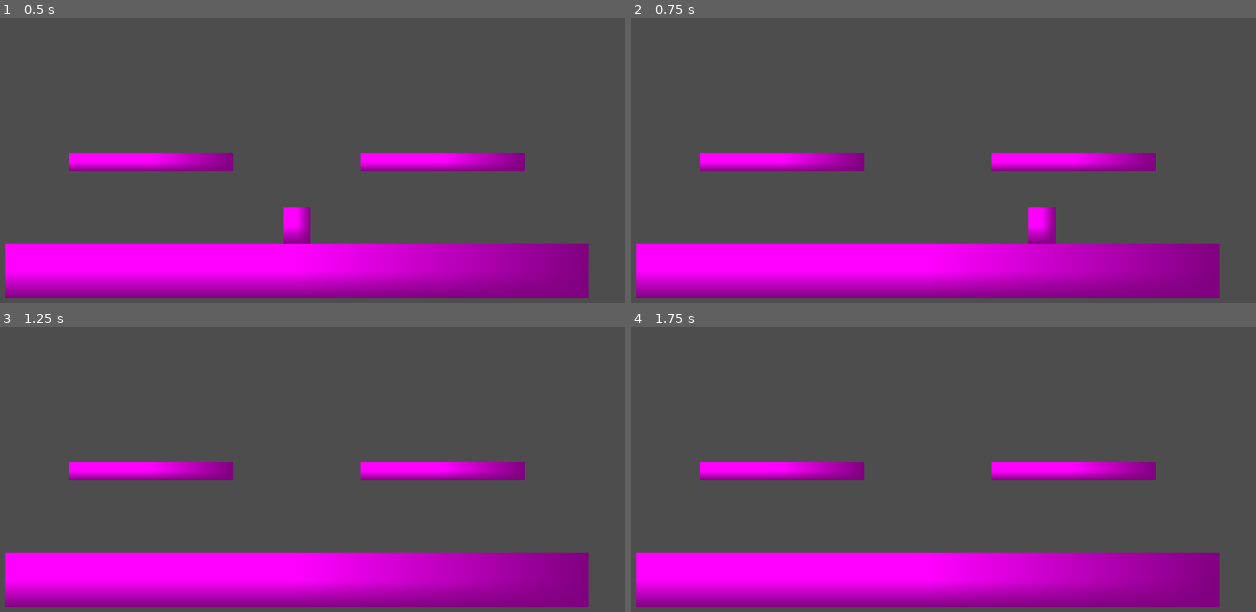
Above: before the commit, frames 1-4 (two rows, left to right).
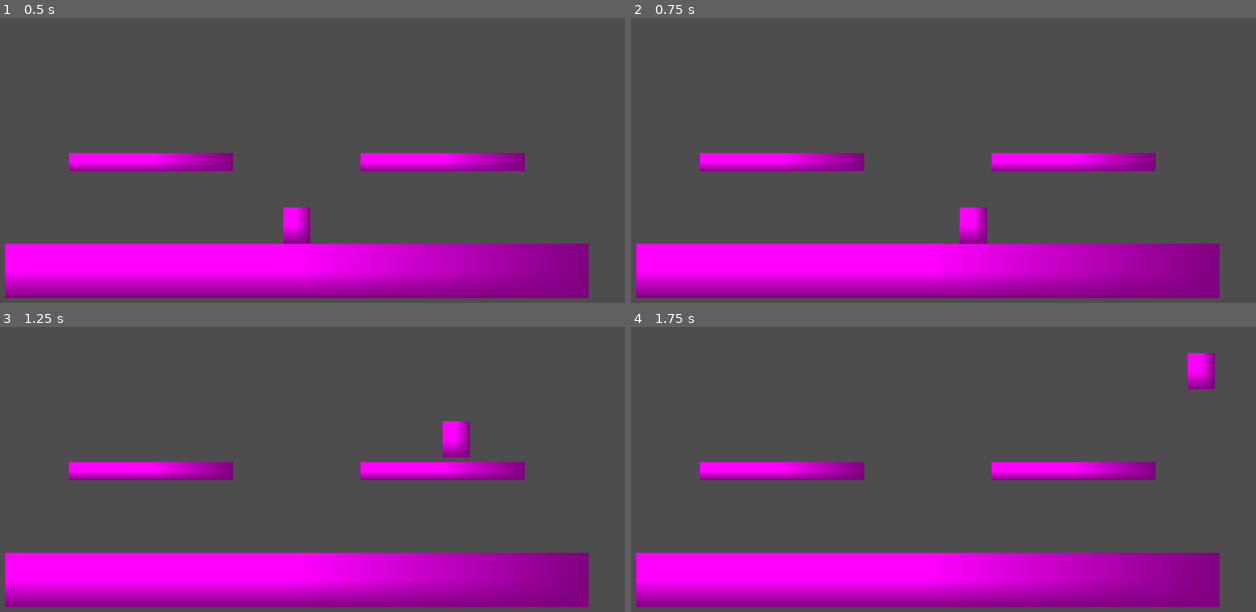
Above: after the commit, the same moments.

Repository: ima-cow/Fighting-game-adv-comp-sci
Game: Godot game, scene res://scenes/ninja_gardens.tscn
Same seed, same stepped clock (60 frames per second), same inputs: the game is played once before the commit and once after it.
Inputs:
- Up to frame 1 (0.5 s): no input
- Up to frame 2 (0.75 s): hold D (move_right) from 0.53 s (still down); hold H (grab) from 0.53 s (still down)
- Up to frame 3 (1.25 s): keep holding D (move_right); keep holding H (grab); tap Space (jump) at 0.77 s; tap U (jab) at 0.8 s
- Up to frame 4 (1.75 s): keep holding D (move_right); release H (grab) at 1.28 s; tap U (jab) at 1.35 s; tap Space (jump) at 1.52 s; tap K (smash) at 1.55 s

Frame 1 is identical in both runs. In frame 2, 1.2% of the frame differs, in the area x 52-68%, y 66-80%; in frame 3, 0.5%; in frame 4, 0.6%.

Commit message:
trying to get moves working, ts is hard man

Diff:
--- a/project.godot
+++ b/project.godot
@@ -51,7 +51,7 @@
 "events": [Object(InputEventKey,"resource_local_to_scene":false,"resource_name":"","device":-1,"window_id":0,"alt_press …(192 unchanged characters)…
 ]
 }
-special={
+special_1={
 "deadzone": 0.2,
 "events": [Object(InputEventKey,"resource_local_to_scene":false,"resource_name":"","device":-1,"window_id":0,"alt_press …(192 unchanged characters)…
 ]
@@ -61,6 +61,11 @@
 "events": [Object(InputEventKey,"resource_local_to_scene":false,"resource_name":"","device":-1,"window_id":0,"alt_press …(192 unchanged characters)…
 ]
 }
+special_2={
+"deadzone": 0.2,
+"events": [Object(InputEventKey,"resource_local_to_scene":false,"resource_name":"","device":-1,"window_id":0,"alt_pressed":false,"shift_pressed":false,"ctrl_pressed":false,"meta_pressed":false,"pressed":false,"keycode":0,"physical_keycode":79,"key_label":0,"unicode":111,"location":0,"echo":false,"script":null)
+]
+}
 
 [physics]
 
--- a/scenes/ninja.tscn
+++ b/scenes/ninja.tscn
@@ -1,6 +1,7 @@
-[gd_scene load_steps=4 format=3 uid="uid://dmslc11hhyyu"]
+[gd_scene load_steps=5 format=3 uid="uid://dmslc11hhyyu"]
 
 [ext_resource type="Script" uid="uid://dmmkpendim0ea" path="res://scripts/player_movement.gd" id="1_got4c"]
+[ext_resource type="Script" uid="uid://nhb5xlpp8vgu" path="res://scripts/ninja_moves.gd" id="2_4i837"]
 
 [sub_resource type="CapsuleShape2D" id="CapsuleShape2D_k366a"]
 radius = 16.0
@@ -21,4 +22,5 @@
 scale = Vector2(48, 64)
 texture = SubResource("PlaceholderTexture2D_78yxw")
 
-[node name="Moves" type="Node2D" parent="."]
+[node name="MoveResolver" type="Node" parent="."]
+script = ExtResource("2_4i837")
--- a/scenes/ninja_gardens.tscn
+++ b/scenes/ninja_gardens.tscn
@@ -55,7 +55,6 @@
 one_way_collision = true
 
 [node name="Ninja" parent="." instance=ExtResource("1_k366a")]
-speed = 1000.0
 
 [node name="Area2D" type="Area2D" parent="."]
 position = Vector2(0, 432)
--- a/scripts/moves.gd
+++ b/scripts/moves.gd
@@ -1,47 +1,72 @@
-class_name Moves extends RefCounted
+class_name Moves extends Node
 
-static var JAB = preload("res://scenes/moves/blank_move.tscn")
-static var DASH = preload("res://scenes/moves/blank_move.tscn")
-static var TILT = preload("res://scenes/moves/blank_move.tscn")
-static var SMASH = preload("res://scenes/moves/blank_move.tscn")
-static var GRAB = preload("res://scenes/moves/blank_move.tscn")
-static var SPECIAL = preload("res://scenes/moves/blank_move.tscn")
+@onready var game = $"."
+var jab_attack
+var dash_attack
+var tilt_attack
+var smash_attack
+var grab_attack
+var special_attack_1
+var special_attack_2
 
+var player_position
+var player_direction
 
-static func jab(player_position: Vector2, player_direction: int):
-	var attack = JAB.instantiate()
+func _init() -> void:
+	jab_attack = preload("res://scenes/moves/blank_move.tscn")
+	dash_attack = preload("res://scenes/moves/blank_move.tscn")
+	tilt_attack = preload("res://scenes/moves/blank_move.tscn")
+	smash_attack = preload("res://scenes/moves/blank_move.tscn")
+	grab_attack = preload("res://scenes/moves/blank_move.tscn")
+	special_attack_1 = preload("res://scenes/moves/blank_move.tscn")
+	special_attack_2 = preload("res://scenes/moves/blank_move.tscn")
+
+func jab():
+	print(player_position)
+	var attack = jab_attack.instantiate()
+	game.add_child(attack)
+	attack.global_position = player_position
+	print(attack.global_position)
+
+func dash():
+	var attack = dash_attack.instantiate()
 	attack.global_position = player_position
 
-static func dash(player_position: Vector2, player_direction: int):
-	var attack = DASH.instantiate()
+func tilt():
+	var attack = tilt_attack.instantiate()
 	attack.global_position = player_position
 
-static func tilt(player_position: Vector2, player_direction: int):
-	var attack = TILT.instantiate()
+func smash():
+	var attack = smash_attack.instantiate()
 	attack.global_position = player_position
 
-static func smash(player_position: Vector2, player_direction: int):
-	var attack = SMASH.instantiate()
+func grab():
+	var attack = grab_attack.instantiate()
 	attack.global_position = player_position
 
-static func grab(player_position: Vector2, player_direction: int):
-	var attack = GRAB.instantiate()
+func special_1():
+	var attack = special_attack_1.instantiate()
 	attack.global_position = player_position
 
-static func special(player_position: Vector2, player_direction: int):
-	var attack = SPECIAL.instantiate()
+func special_2():
+	var attack = special_attack_2.instantiate()
 	attack.global_position = player_position
 
-static func do_move(player_position: Vector2, player_direction: int):
-	if Input.is_action_pressed("jab") && !Input.is_action_pressed("move_left") && !Input.is_action_pressed("move_right"):
-		jab(player_position, player_direction)
-	elif Input.is_action_pressed("jab") && (Input.is_action_pressed("move_left") || Input.is_action_pressed("move_right")):
-		dash(player_position, player_direction)
-	elif Input.is_action_pressed("tilt"):
-		tilt(player_position, player_direction)
-	elif Input.is_action_pressed("smash"):
-		smash(player_position, player_direction)
-	elif Input.is_action_pressed("grab"):
-		grab(player_position, player_direction)
-	elif Input.is_action_pressed("special"):
-		special(player_position, player_direction)
+func do_move(position: Vector2, direction: int):
+	player_position = position
+	player_direction = direction
+	if Input.is_action_just_pressed("jab") && !Input.is_action_pressed("move_left") && !Input.is_action_pressed("move_right"):
+		jab()
+		print("jab")
+	elif Input.is_action_just_pressed("jab") && (Input.is_action_pressed("move_left") || Input.is_action_pressed("move_right")):
+		dash()
+	elif Input.is_action_just_pressed("tilt"):
+		tilt()
+	elif Input.is_action_just_pressed("smash"):
+		smash()
+	elif Input.is_action_just_pressed("grab"):
+		grab()
+	elif Input.is_action_just_pressed("special_1"):
+		special_1()
+	elif Input.is_action_just_pressed("special_2"):
+		special_2()
--- a/scripts/player_movement.gd
+++ b/scripts/player_movement.gd
@@ -3,7 +3,7 @@
 const JUMP_VELOCITY = -800.0
 @export var speed = 400.0
 @export var health = 100.0
-
+@onready var ninja_moves = Moves.new()
 
 func _physics_process(delta: float) -> void:
 	if not is_on_floor():
@@ -19,6 +19,7 @@
 		velocity.x = move_toward(velocity.x, 0, speed)
 
 	move_and_slide()
+	ninja_moves.do_move(global_position, 0)
 
 func _process(delta: float) -> void:
 	if health <= 0:
